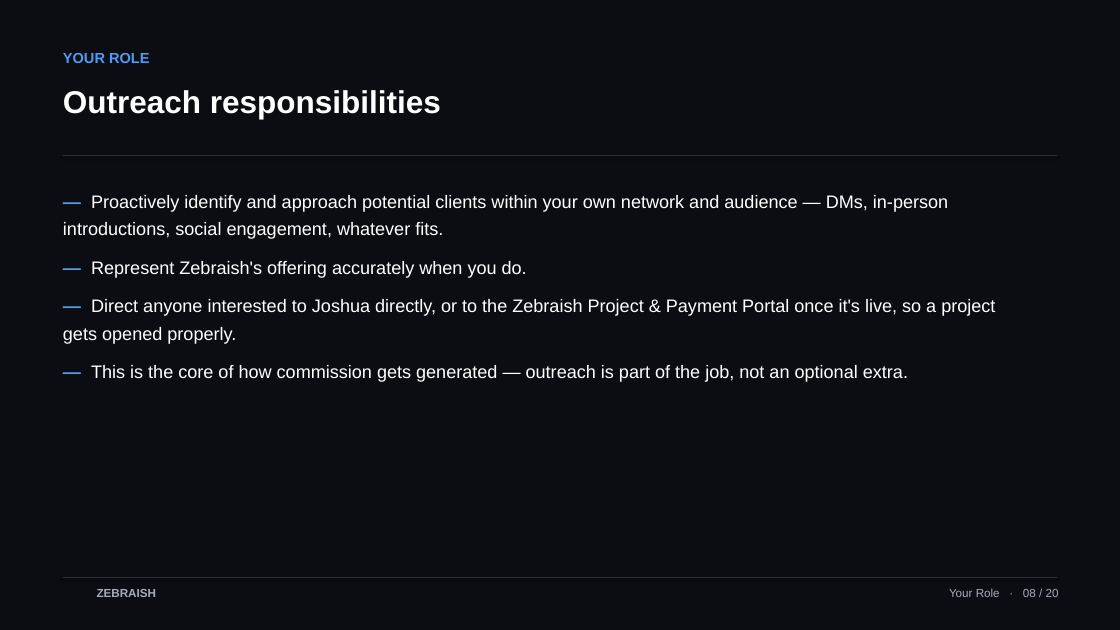
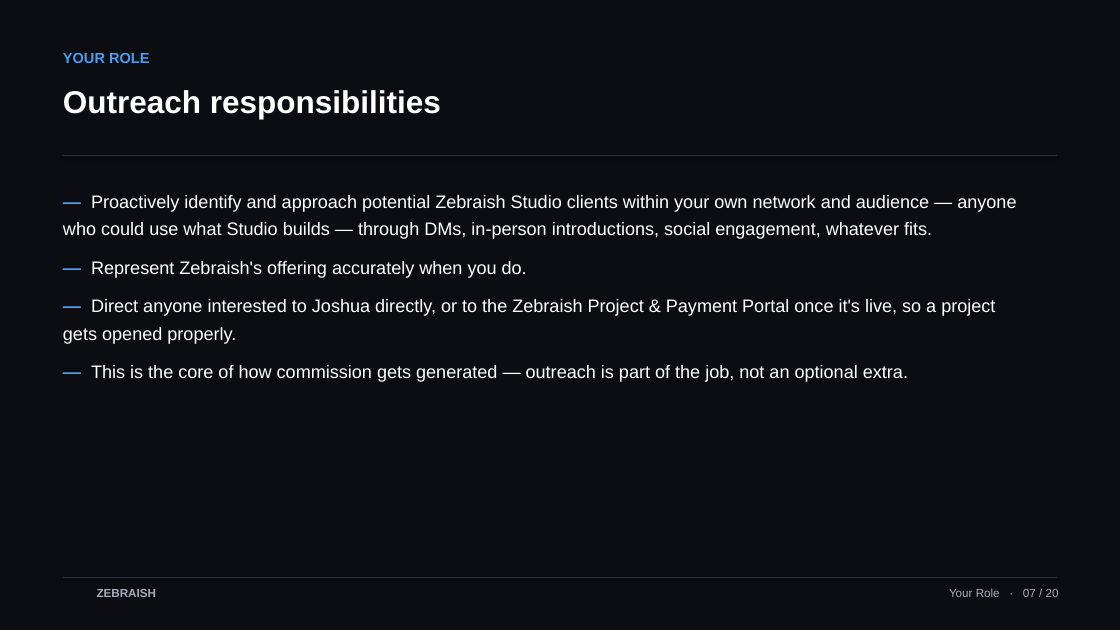
Before and after one commit to TheApeAcademy/ZEBRAISH-, a slide deck: slide 7 of zebraish-christian-onboarding-en.pptx (slide 8 before the commit). Drawn at 1120x630 pixels with LibreOffice and Linux fonts; fonts in the diff are those of the drawing; background and template pictures are left out. Boxes give left, top, right and bottom in pixels: in the first picture for what was removed or moved away, otherwise in the second. Text is boxed around its words. In the diff, an @@ line names an element or a change of style, - is before the commit and + after.

```diff
--- a/zebraish-christian-onboarding-en.pptx
+++ b/zebraish-christian-onboarding-en.pptx
@@ text at <box>63,195,1016,239</box>: text changed @@
-— Proactively identify and approach potential clients within your own network and audience — DMs, in-person introductions, social engagement, whatever fits.
+— Proactively identify and approach potential Zebraish Studio clients within your own network and audience — anyone who could use what Studio builds — through DMs, in-person introductions, social engagement, whatever fits.
@@ text at <box>949,588,1059,597</box>: text changed @@
-Your Role · 08 / 20
+Your Role · 07 / 20
```
Also in this commit, not shown: 16 other slides changed, 3 other files.
